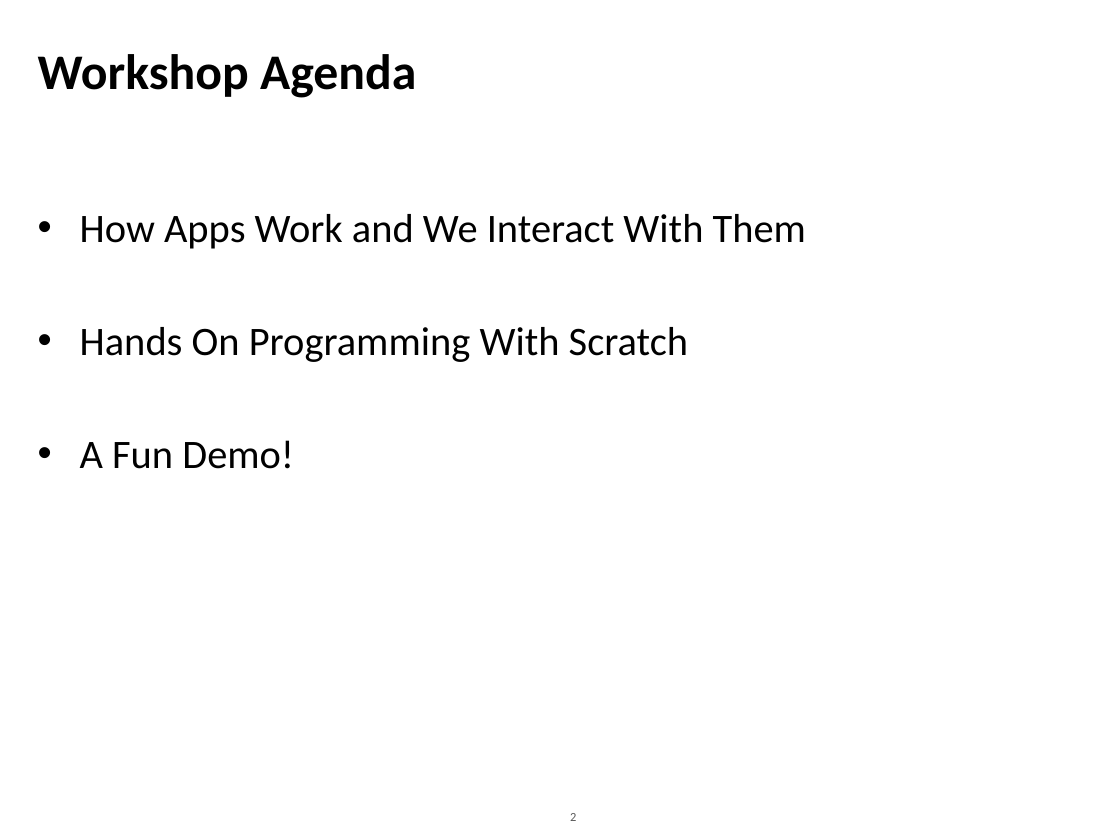
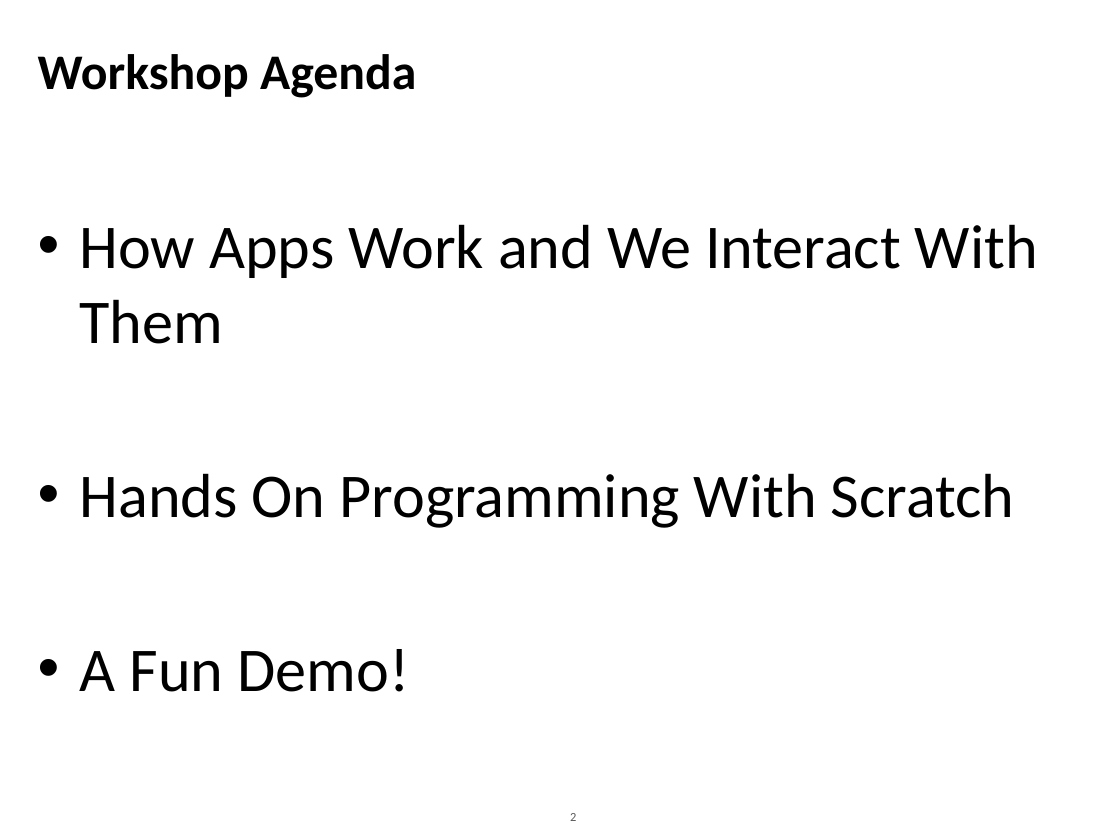
Before and after one commit to carminevalentino/BYCTWD2018, a slide deck: slide 2 of BYCTWD_2018 - Scratch_Workshops.pptx. Drawn at 1120x840 pixels with LibreOffice and Linux fonts; fonts in the diff are those of the drawing; background and template pictures are left out. Boxes give left, top, right and bottom in pixels: in the first picture for what was removed or moved away, otherwise in the second. Text is boxed around its words. In the diff, an @@ line names an element or a change of style, - is before the commit and + after.

Commit message:
Updated Slides

```diff
--- a/BYCTWD_2018 - Scratch_Workshops.pptx
+++ b/BYCTWD_2018 - Scratch_Workshops.pptx
@@ text "How Apps Work and We ..." at [80,224,1038,692]: size 26 to 40 pt; more space between paragraphs @@
```
Also in this commit, not shown: 1 slide added.
